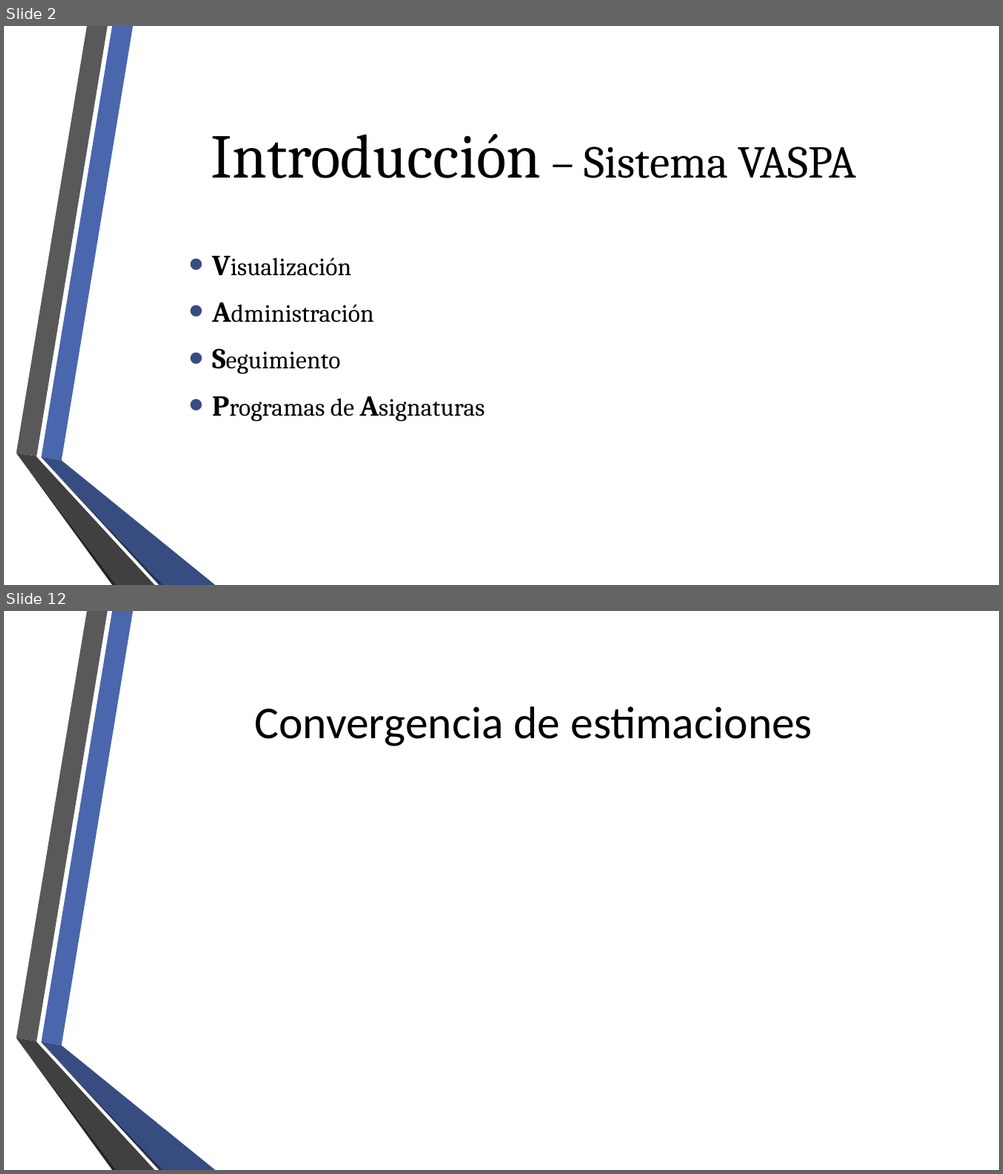
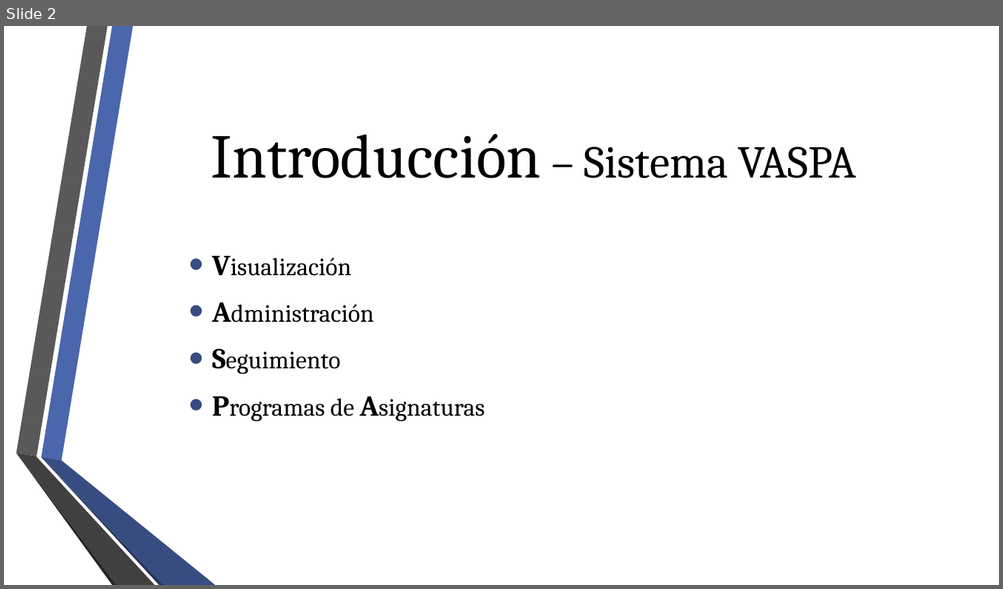
Before and after one commit to fge23/Sistema-VASPA, a slide deck: Presentaciones/Presentación VASPA septiembre 2020/Presentación VASPA - Septiembre 2020.pptx. Shown one above the other, each under a label of ours: slides 2 and 12 before the commit, slide 2 after it; the slides between them are not shown. The pictures are 1003x1174 and 1003x589 pixels, drawn with LibreOffice and Linux fonts; fonts in the diff are those of the drawing; background and template pictures are left out. Boxes give left, top, right and bottom in pixels: in the first picture for what was removed or moved away, otherwise in the second. Text is boxed around its words. In the diff, an @@ line names an element or a change of style, - is before the commit and + after.

```diff
--- a/Presentaciones/Presentación VASPA septiembre 2020/Presentación VASPA - Septiembre 2020.pptx
+++ b/Presentaciones/Presentación VASPA septiembre 2020/Presentación VASPA - Septiembre 2020.pptx
@@ slide 12 removed at (x1=4, y1=611, x2=999, y2=1170), background picture (left out); not listed: 6 template elements that a slide beside it also shows @@
@@ title removed at (x1=254, y1=706, x2=813, y2=746) @@
-Convergencia de estimaciones
```
Also in this commit, not shown: 1 slide changed, 15 slides added, 10 other slides removed, 1 other file.
